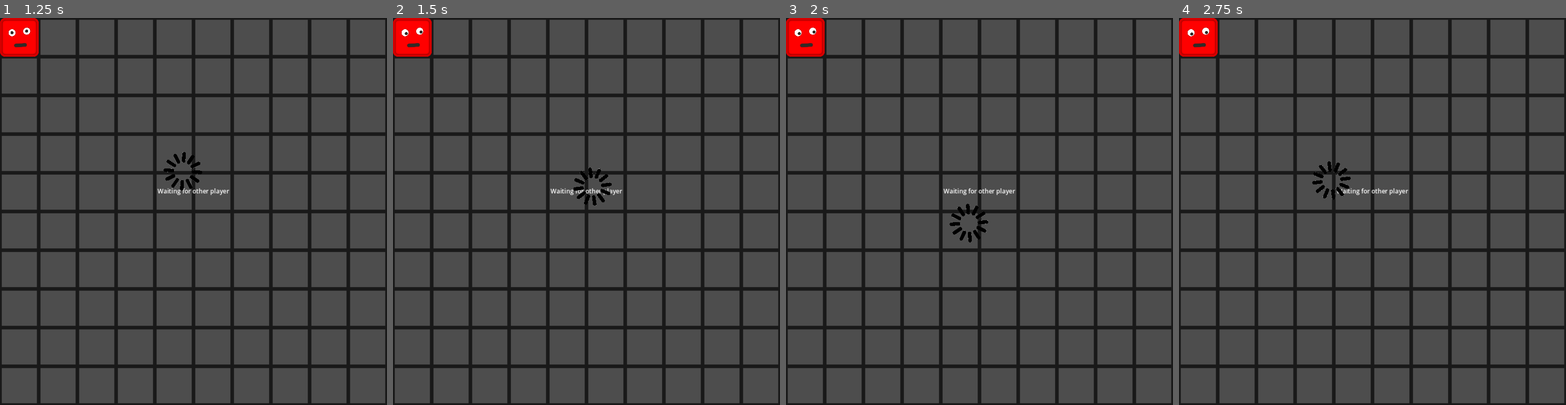
Above: before the commit, frames 1-4 (left to right).
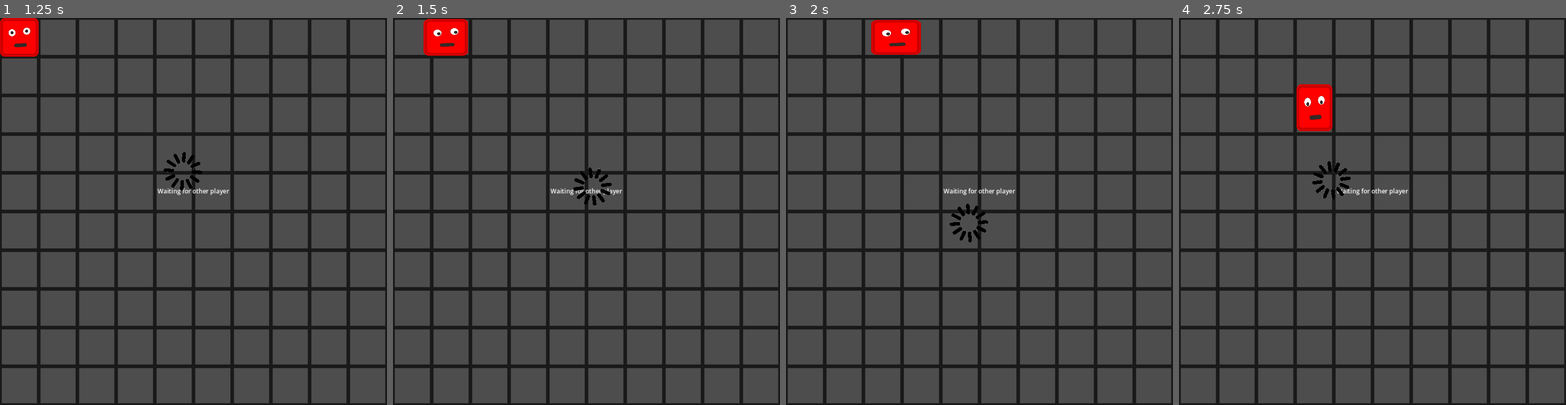
Above: after the commit, the same moments.

Repository: HephaistosForge/BlockyChaos
Game: Godot game, scene res://world/world.tscn
Same seed, same stepped clock (60 frames per second), same inputs: the game is played once before the commit and once after it.
Inputs (mouse positions are in pixels of both pictures, inside the frame that each line leads up to):
- Up to frame 1 (1.25 s): click "Host" at 0.5 s
- Up to frame 2 (1.5 s): move the mouse to (671, 192) at 1.27 s; hold D (right) from 1.28 s (still down)
- Up to frame 3 (2 s): keep holding D (right)
- Up to frame 4 (2.75 s): move the mouse to (1295, 230) at 2.02 s; release D (right) at 2.03 s; hold S (down) from 2.03 s (still down)

Frame 1 is identical in both runs. In frame 2, 1.8% of the frame differs, in the area x 0-20%, y 0-10%; in frame 3, 2.1%, in the area x 0-35%, y 0-10%; in frame 4, 2.1%.

Commit message:
Add restart feature, Add big floating message sync, Refactor code
- Add more RPC methods

Diff:
--- a/entities/player/player.gd
+++ b/entities/player/player.gd
@@ -1,42 +1,57 @@
 extends CharacterBody2D
 
 @export var speed = 400
+@export var tile = Vector2.ZERO
 
 var movement_delay = 0.3
 var next_allowed_movement_time = -1
-var world
+var world: Node2D
 var type: String
-var is_dead = false
-@export var tile = Vector2.ZERO
+var can_move = true
 
+var _initial_scale: Vector2
+var _initial_rotation: float
 
 
 func _ready():
 	name = str(get_multiplayer_authority())
+	self.add_to_group("players")
+
+	_initial_scale = scale
+	_initial_rotation = rotation
 
 	# print("Player spawned. Position: %s" % [position])
+
 
 func time():
 	return Time.get_unix_time_from_system()
 
+
 func die():
-	is_dead = true
-	$AudioWrong.play()
-	var tween = create_tween()
-	tween.tween_property(self, "scale", Vector2.ONE, .05) \
-		.set_ease(Tween.EASE_IN_OUT).set_trans(Tween.TRANS_CUBIC)
-	tween.parallel().tween_property(self, "rotation", 2 * PI, 1) \
-		.set_ease(Tween.EASE_IN_OUT).set_trans(Tween.TRANS_BACK).from_current()
-	tween.parallel().tween_property(self, "scale", Vector2.ONE * .2, 1) \
-		.set_ease(Tween.EASE_IN_OUT).set_trans(Tween.TRANS_BACK)
-	world.game_over()
+	if is_multiplayer_authority():
+		$AudioWrong.play()
+		var tween = create_tween()
+		tween.tween_property(self, "scale", Vector2.ONE, .05) \
+			.set_ease(Tween.EASE_IN_OUT).set_trans(Tween.TRANS_CUBIC)
+		tween.parallel().tween_property(self, "rotation", 2 * PI, 1) \
+			.set_ease(Tween.EASE_IN_OUT).set_trans(Tween.TRANS_BACK).from_current()
+		tween.parallel().tween_property(self, "scale", Vector2.ONE * .2, 1) \
+			.set_ease(Tween.EASE_IN_OUT).set_trans(Tween.TRANS_BACK)
+
+		rpc("update_can_move", false)
+		rpc("display_big_floating_message", Globals.GAME_OVER_TEXT)
+
 
 func win():
-	print("Win")
+	# Ideas, Tweens:
+	# Center to player position
+	# Zoom slightly in
+	rpc("update_can_move", false)
+	rpc("display_big_floating_message", Globals.WINNING_TEXT)
+
 
 func _physics_process(_delta):
-	if is_multiplayer_authority() and world.is_game_running():
-
+	if is_multiplayer_authority() and can_move:
 		var direction = Input.get_vector("left", "right", "up", "down")
 
 		# Ensure that you cannot move diagonally
@@ -46,12 +61,12 @@
 		if direction.length() != 0 and next_allowed_movement_time <= time():
 			var new_tile = world.round_vec2(tile + direction)
 
-			var can_move = world.is_legal_tile_coord(new_tile) and not world.is_tile_occupied(new_tile)
+			var _can_move_there = world.is_legal_tile_coord(new_tile) and not world.is_tile_occupied(new_tile)
 
-			if can_move:
+			if _can_move_there:
 				$AudioMove.play()
 				tile = new_tile
-				var _is_dead = world.is_tile_deadly(tile)
+				var _is_on_deadly_tile: bool = world.is_tile_deadly(tile)
 
 				var new_position = world.tile_to_world_coord(tile)
 				get_tree().create_tween().tween_property(self, "position", new_position, movement_delay) \
@@ -65,8 +80,7 @@
 				tween.tween_property(self, "scale", Vector2.ONE, movement_delay / 3 * 2) \
 					.set_ease(Tween.EASE_IN_OUT).set_trans(Tween.TRANS_CUBIC)
 
-
-				if _is_dead:
+				if _is_on_deadly_tile:
 					#if tile in world.traps:
 					#	world.traps[tile].visible = true
 					die()
@@ -87,7 +101,6 @@
 					.set_ease(Tween.EASE_IN_OUT).set_trans(Tween.TRANS_CUBIC)
 
 
-
 @rpc("any_peer")
 func init_as_player(color, tile_coord, player_type: String):
 	$Body/BodySprite.self_modulate = color
@@ -101,6 +114,17 @@
 	position = world.tile_to_world_coord(tile)
 
 
+func restart() -> void:
+	# "Manual" restart, session is kept
+	tile = Vector2.ZERO if type == "red" else Vector2.ONE * get_parent().get_parent().map_size - Vector2.ONE
+
+	position = world.tile_to_world_coord(tile)
+	scale = _initial_scale
+	rotation = _initial_rotation
+
+	rpc("update_can_move", true)
+	rpc("hide_big_floating_message")
+
 
 func _input(event):
 	if event is InputEventMouseMotion and is_multiplayer_authority():
@@ -110,3 +134,18 @@
 			(event.position - Vector2(get_viewport().size.x / 2, get_viewport().size.y / 2) - lefteye).normalized() * 4)
 		$Body/RightEye/RightEyePupil.set_global_position(righteye + \
 			(event.position - Vector2(get_viewport().size.x / 2, get_viewport().size.y / 2) - righteye).normalized() * 4)
+
+
+@rpc("any_peer", "call_local", "reliable")
+func update_can_move(state: bool) -> void:
+	can_move = state
+
+
+@rpc("any_peer", "call_local", "reliable")
+func display_big_floating_message(text) -> void:
+	Globals.display_big_floating_message(text)
+
+
+@rpc("any_peer", "call_local", "reliable")
+func hide_big_floating_message() -> void:
+	Globals.hide_big_floating_message()
--- a/globals/globals.gd
+++ b/globals/globals.gd
@@ -1 +1,15 @@
 extends Node
+
+const GAME_OVER_TEXT: String = "Game Over!"
+const WINNING_TEXT: String = "You both won!"
+
+var big_floating_messager_container: VBoxContainer
+
+
+func display_big_floating_message(text: String) -> void:
+	big_floating_messager_container.display_message(text)
+	big_floating_messager_container.visible = true
+
+
+func hide_big_floating_message() -> void:
+	big_floating_messager_container.visible = false
--- /dev/null
+++ b/world/big_floating_message_container.gd
@@ -0,0 +1,10 @@
+extends VBoxContainer
+
+
+func _ready():
+	Globals.big_floating_messager_container = self
+
+
+func display_message(text: String) -> void:
+	self.visible = true
+	$BigFloatingMessage.text = text
--- /dev/null
+++ b/world/restart.gd
@@ -0,0 +1,11 @@
+extends Button
+
+
+func _on_button_down():
+	rpc("restart_peer")
+
+
+@rpc("any_peer", "call_local", "reliable")
+func restart_peer():
+	for player in get_tree().get_nodes_in_group("players"):
+		player.restart()
--- a/world/world.gd
+++ b/world/world.gd
@@ -5,7 +5,7 @@
 var line_width = 8
 var line_color = Color(.1, .1, .1, 1)
 
-var is_game_over = false
+#var is_game_over = false
 
 # Number starting at 1, at 2 bullets start.
 # Each completed level increases difficulty by one
@@ -46,7 +46,6 @@
 		if can_reach_other_player(trap_positions):
 			add_trap(at_tile, type)
 
-
 func add_random_bullet_spawner(type: String):
 	var bullet_spawner = bullet_spawner_scene.instantiate()
 	# trap = $Spawner.spawn(trap_scene)
@@ -68,8 +67,8 @@
 
 func start_game():
 	$Waiting.visible = false
-	add_random_traps(50, "red")
-	add_random_traps(50, "blue")
+	add_random_traps(10, "red")
+	add_random_traps(10, "blue")
 	add_random_bullet_spawner("red")
 	add_random_bullet_spawner("blue")
 	for player in get_tree().get_nodes_in_group("player"):
@@ -77,7 +76,14 @@
 		var goal = goal_scene.instantiate()
 		add_child(goal, true)
 		goal.position = player.position
-		goal.type = "red" if player.type == "blue" else "blue"
+
+		if player.type == "blue":
+			goal.type = "red"
+		elif player.type == "red":
+			goal.type = "blue"
+		else:
+			printerr("Could not determine player type!")
+
 		goal.modulate = Color.RED if goal.type == "red" else Color.BLUE
 
 	for y in map_size.y:
@@ -96,11 +102,6 @@
 func is_tile_deadly(tile_coord):
 	return tile_coord in traps
 
-func game_over():
-	is_game_over = true
-	$GameOver.visible = true
-
-# Coordinates
 
 func is_tile_occupied(tile) -> bool:
 	for player in get_tree().get_nodes_in_group("player"):
@@ -131,8 +132,10 @@
 	return Vector2(randi_range(0, map_size.x-1), randi_range(0, map_size.y-1))
 
 
-func is_game_running():
-	return len($Multiplayer.connected_peer_ids) >= 2 and not is_game_over
+#func is_game_running():
+#	return len($Multiplayer.connected_peer_ids) >= 2 and not is_game_over
+
+
 
 func can_reach_other_player(trap_positions: Array[Vector2]):
 	var visited_tiles = []
--- a/world/world.tscn
+++ b/world/world.tscn
@@ -1,12 +1,14 @@
-[gd_scene load_steps=13 format=3 uid="uid://c48wvhcpnqhb1"]
+[gd_scene load_steps=15 format=3 uid="uid://c48wvhcpnqhb1"]
 
 [ext_resource type="Script" path="res://world/world.gd" id="1_nu8f6"]
 [ext_resource type="Script" path="res://world/floor.gd" id="1_qsj2w"]
 [ext_resource type="Script" path="res://world/multiplayer.gd" id="2_c2arv"]
 [ext_resource type="Texture2D" uid="uid://ciyu1yyim3ms4" path="res://world/Loading.png" id="3_bj73h"]
 [ext_resource type="Script" path="res://world/spinning.gd" id="4_pu5fr"]
+[ext_resource type="Script" path="res://world/big_floating_message_container.gd" id="5_f3boa"]
 [ext_resource type="Script" path="res://world/gameover.gd" id="5_kpq7d"]
 [ext_resource type="AudioStream" uid="uid://dkphkpim1ixa5" path="res://world/music/background.mp3" id="6_ftcl4"]
+[ext_resource type="Script" path="res://world/restart.gd" id="7_v7vsj"]
 
 [sub_resource type="LabelSettings" id="LabelSettings_bkkiv"]
 font_size = 99
@@ -27,12 +29,9 @@
 properties/1/path = NodePath("Menu:visible")
 properties/1/spawn = true
 properties/1/sync = true
-properties/2/path = NodePath("GameOver:visible")
+properties/2/path = NodePath(".:traps")
 properties/2/spawn = true
 properties/2/sync = true
-properties/3/path = NodePath(".:traps")
-properties/3/spawn = true
-properties/3/sync = true
 
 [node name="World" type="Node2D" groups=["world"]]
 script = ExtResource("1_nu8f6")
@@ -74,7 +73,7 @@
 expand_mode = 1
 script = ExtResource("4_pu5fr")
 
-[node name="GameOver" type="VBoxContainer" parent="."]
+[node name="BigFloatingMessageContainer" type="VBoxContainer" parent="."]
 visible = false
 anchors_preset = 8
 anchor_left = 0.5
@@ -89,19 +88,21 @@
 grow_vertical = 2
 pivot_offset = Vector2(500, 515)
 alignment = 1
+script = ExtResource("5_f3boa")
 
-[node name="GameOver" type="Label" parent="GameOver"]
+[node name="BigFloatingMessage" type="Label" parent="BigFloatingMessageContainer"]
 layout_mode = 2
-text = "Game Over!"
+text = "_"
 label_settings = SubResource("LabelSettings_bkkiv")
 horizontal_alignment = 1
 vertical_alignment = 1
 script = ExtResource("5_kpq7d")
 
-[node name="Restart" type="Button" parent="GameOver"]
+[node name="Restart" type="Button" parent="BigFloatingMessageContainer"]
 layout_mode = 2
 shortcut = SubResource("Shortcut_a1hej")
 text = "Restart"
+script = ExtResource("7_v7vsj")
 
 [node name="Menu" type="VBoxContainer" parent="."]
 anchors_preset = 15
@@ -142,8 +143,8 @@
 
 [node name="MusicPlayer" type="AudioStreamPlayer2D" parent="."]
 stream = ExtResource("6_ftcl4")
-autoplay = true
 
+[connection signal="button_down" from="BigFloatingMessageContainer/Restart" to="BigFloatingMessageContainer/Restart" method="_on_button_down"]
 [connection signal="button_up" from="Menu/Host" to="Multiplayer" method="on_host"]
 [connection signal="button_up" from="Menu/Join" to="Multiplayer" method="on_join"]
 [connection signal="button_up" from="Menu/Exit" to="Multiplayer" method="_on_exit"]
